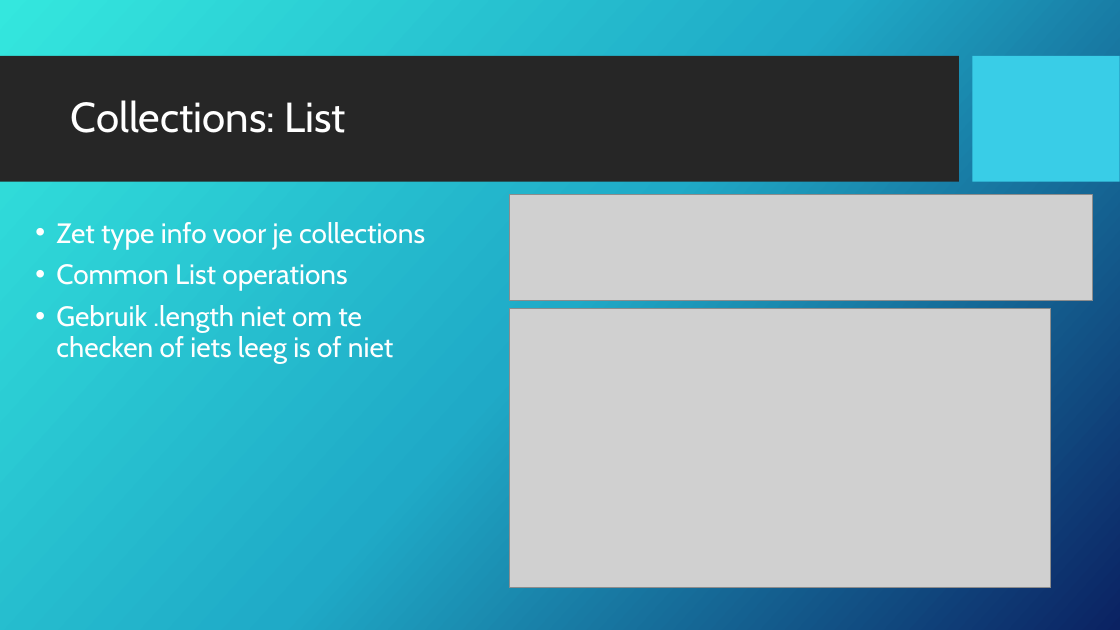
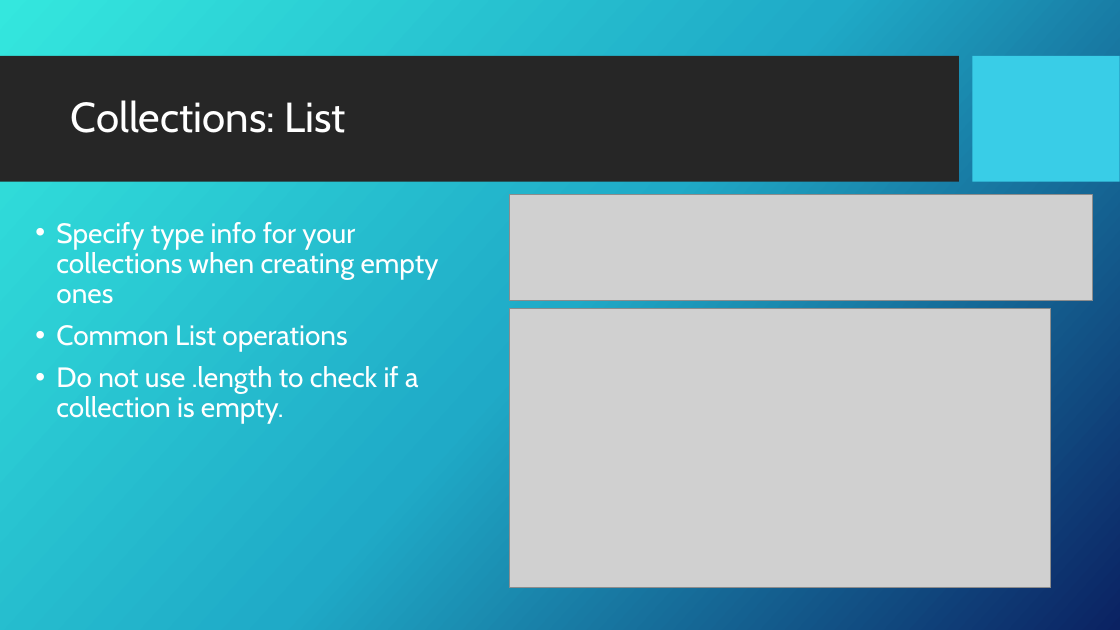
Before and after one commit to GDSC-ADEK/dart-flutter-course, a slide deck: slide 17 of week2/week2_slideshow.pptx (slide 16 before the commit). Drawn at 1120x630 pixels with LibreOffice and Linux fonts; fonts in the diff are those of the drawing; grey boxes stand for pictures; background and template pictures are left out. Boxes give left, top, right and bottom in pixels: in the first picture for what was removed or moved away, otherwise in the second. Text is boxed around its words. In the diff, an @@ line names an element or a change of style, - is before the commit and + after.

```diff
--- a/week2/week2_slideshow.pptx
+++ b/week2/week2_slideshow.pptx
@@ text at bbox=[56, 222, 439, 304]: text changed @@
-• Zet type info voor je collections
+• Specify type info for your collections when creating empty ones
@@ text at bbox=[56, 366, 418, 424]: text changed @@
-• Gebruik .length niet om te checken of iets leeg is of niet
+• Do not use .length to check if a collection is empty.
```
Also in this commit, not shown: 14 other slides changed, 8 slides added, 8 other files.
